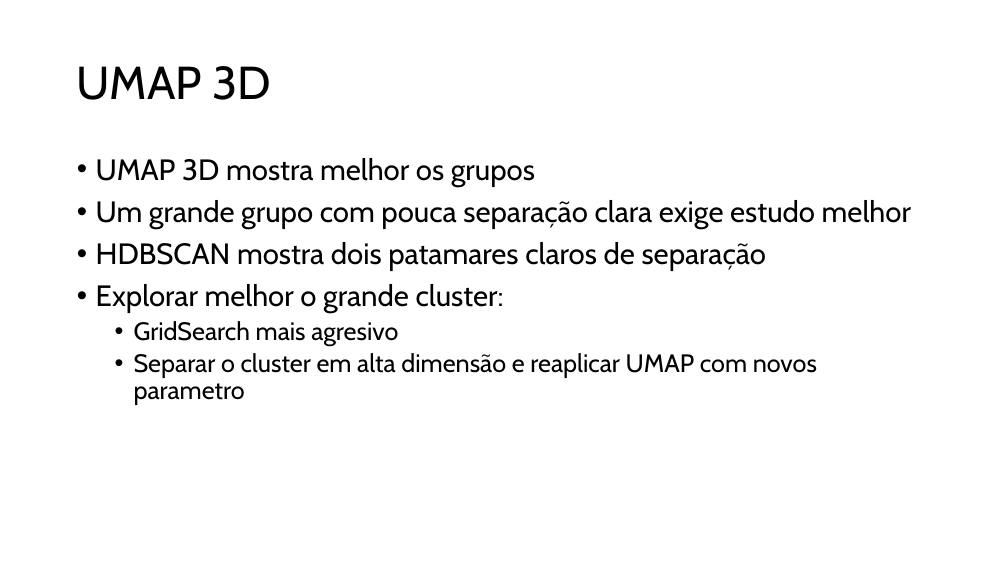
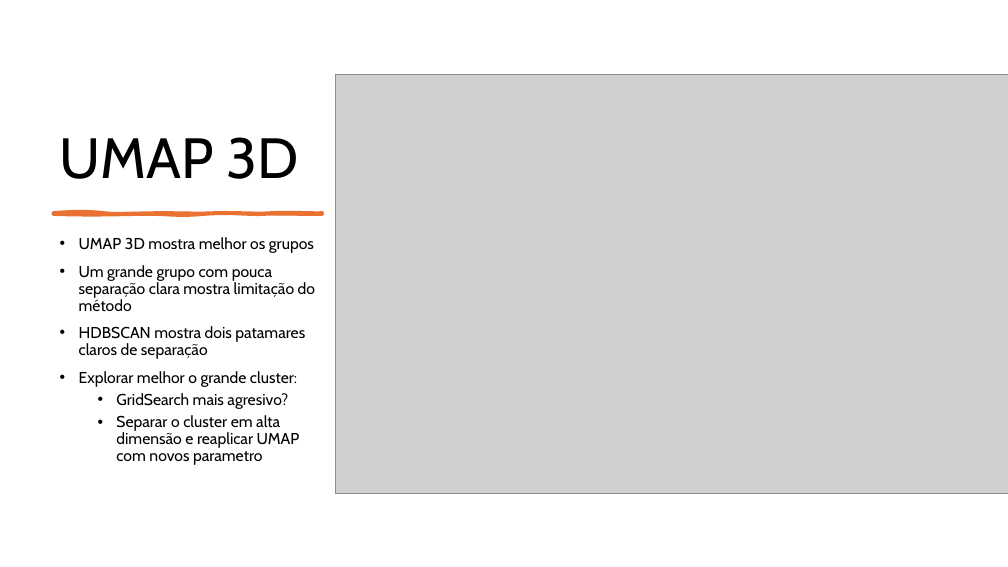
Before and after one commit to gilcesarf/imd3003-202502-projeto, a slide deck: slide 9 of CamelRouteEmbeddingAnalysis-Apresentacao.pptx. Drawn at 1008x567 pixels with LibreOffice and Linux fonts; fonts in the diff are those of the drawing; grey boxes stand for pictures. Boxes give left, top, right and bottom in pixels: in the first picture for what was removed or moved away, otherwise in the second. Text is boxed around its words. In the diff, an @@ line names an element or a change of style, - is before the commit and + after.

```diff
--- a/CamelRouteEmbeddingAnalysis-Apresentacao.pptx
+++ b/CamelRouteEmbeddingAnalysis-Apresentacao.pptx
@@ title "UMAP 3D" moved from (x1=77, y1=66, x2=272, y2=100) to (x1=60, y1=137, x2=298, y2=179) @@
@@ title "UMAP 3D" at (x1=60, y1=137, x2=298, y2=179): size 44 to 54 pt; vertical alignment middle to bottom @@
@@ picture added at (x1=336, y1=74, x2=1008, y2=493) @@
@@ text "UMAP 3D mostra melhor os ..." moved from (x1=96, y1=158, x2=911, y2=405) to (x1=79, y1=237, x2=315, y2=465) @@
@@ freeform shape added at (x1=53, y1=212, x2=322, y2=214), fill #E97132, outline #E97132 3 pt @@
@@ text at (x1=79, y1=237, x2=314, y2=465): size 28 to 15 pt in "UMAP 3D mostra melhor os grupos", "HDBSCAN mostra dois patamares claros de separação", "Explorar melhor o grande cluster:"; size 24 to 15 pt in "Separar o cluster em alta dimensão e ..." @@
@@ text at (x1=79, y1=265, x2=315, y2=311): text changed; size 28 to 15 pt @@
-• Um grande grupo com pouca separação clara exige estudo melhor
+• Um grande grupo com pouca separação clara mostra limitação do método
@@ text at (x1=116, y1=393, x2=288, y2=409): text changed; size 24 to 15 pt @@
-  • GridSearch mais agresivo
+  • GridSearch mais agresivo?
```
Also in this commit, not shown: 4 other slides changed, 6 slides added, 1 slide removed, 1 other file.
